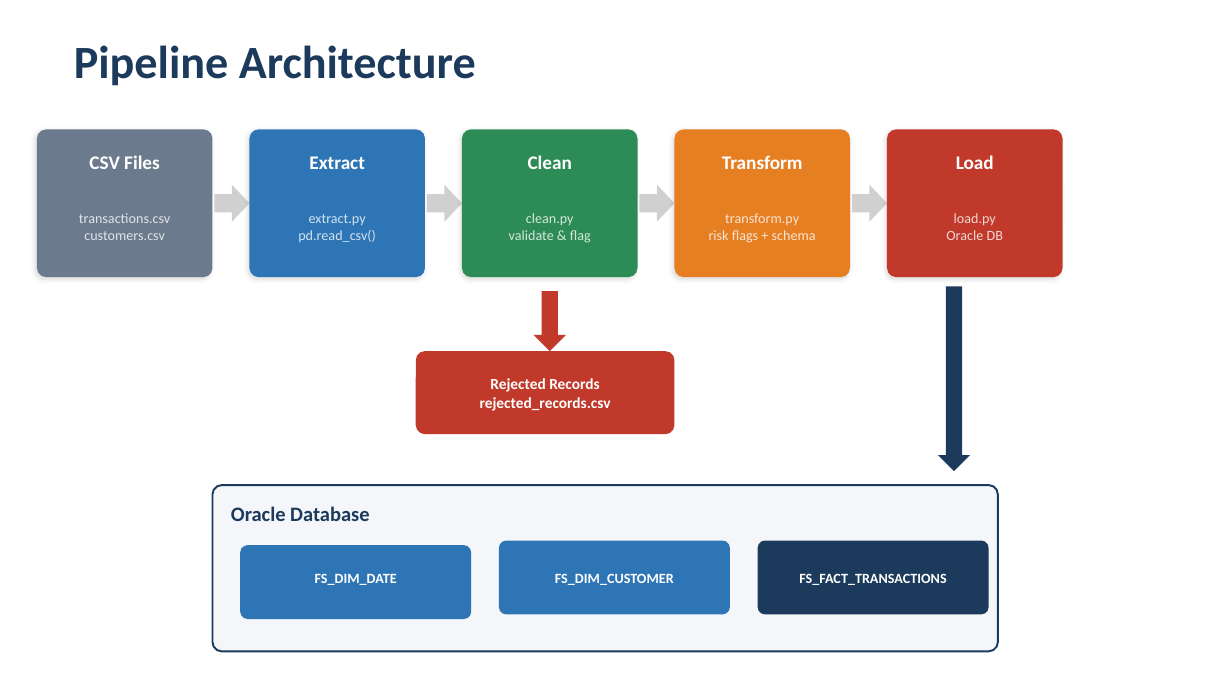
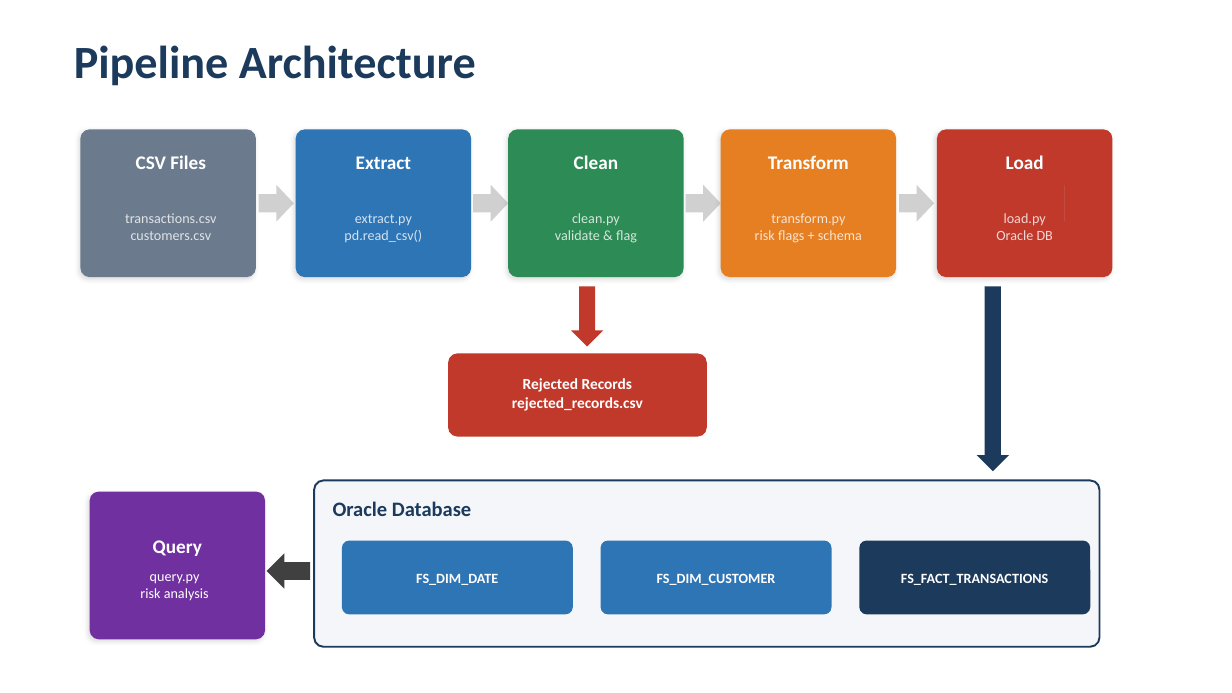
Before and after one commit to sakthi0105/FinSeva, a slide deck: slide 3 of FinSeva_Project_Presentation.pptx. Drawn at 1232x693 pixels with LibreOffice and Linux fonts; fonts in the diff are those of the drawing. Boxes give left, top, right and bottom in pixels: in the first picture for what was removed or moved away, otherwise in the second. Text is boxed around its words. In the diff, an @@ line names an element or a change of style, - is before the commit and + after.

Commit message:
Updated PPT

```diff
--- a/FinSeva_Project_Presentation.pptx
+++ b/FinSeva_Project_Presentation.pptx
@@ 2 texts, 1 rounded rectangle: place and size @@
-2 texts, 1 rounded rectangle at (887, 129, 1063, 277)
+2 texts, 1 rounded rectangle at (937, 129, 1113, 277)
@@ 8 texts, 4 rounded rectangles, 4 right arrows: place and size @@
-8 texts, 4 rounded rectangles, 4 right arrows at (37, 129, 887, 277)
+8 texts, 4 rounded rectangles, 4 right arrows at (80, 129, 934, 277)
@@ down arrow: place and size @@
-down arrow at (534, 291, 567, 351)
+down arrow at (571, 287, 604, 347)
@@ down arrow: place and size @@
-down arrow at (938, 287, 970, 471)
+down arrow at (977, 287, 1009, 471)
@@ text "Rejected Records": place and size @@
-text "Rejected Records" at (480, 378, 611, 411)
+text "Rejected Records" at (512, 378, 643, 411)
@@ rounded rectangle: place and size @@
-rounded rectangle at (416, 351, 675, 434)
+rounded rectangle at (448, 354, 707, 437)
@@ rounded rectangle added at (90, 492, 265, 640), fill #7030A0 @@
@@ text added at (153, 540, 202, 556), 15 pt, text #FFFFFF, bold @@
+Query
@@ right arrow added at (266, 554, 310, 589), fill #404040 @@
@@ 2 rounded rectangles, 1 text: place and size @@
-2 rounded rectangles, 1 text at (213, 485, 998, 652)
+2 rounded rectangles, 1 text at (314, 481, 1100, 647)
@@ 3 texts, 2 rounded rectangles: place and size @@
-3 texts, 2 rounded rectangles at (315, 541, 989, 615)
+3 texts, 2 rounded rectangles at (416, 541, 1091, 615)
@@ text added at (140, 574, 209, 600), 11 pt, text #FFFFFF @@
+query.py
+risk analysis
```
Also in this commit, not shown: 1 other slide changed, 1 slide added.
